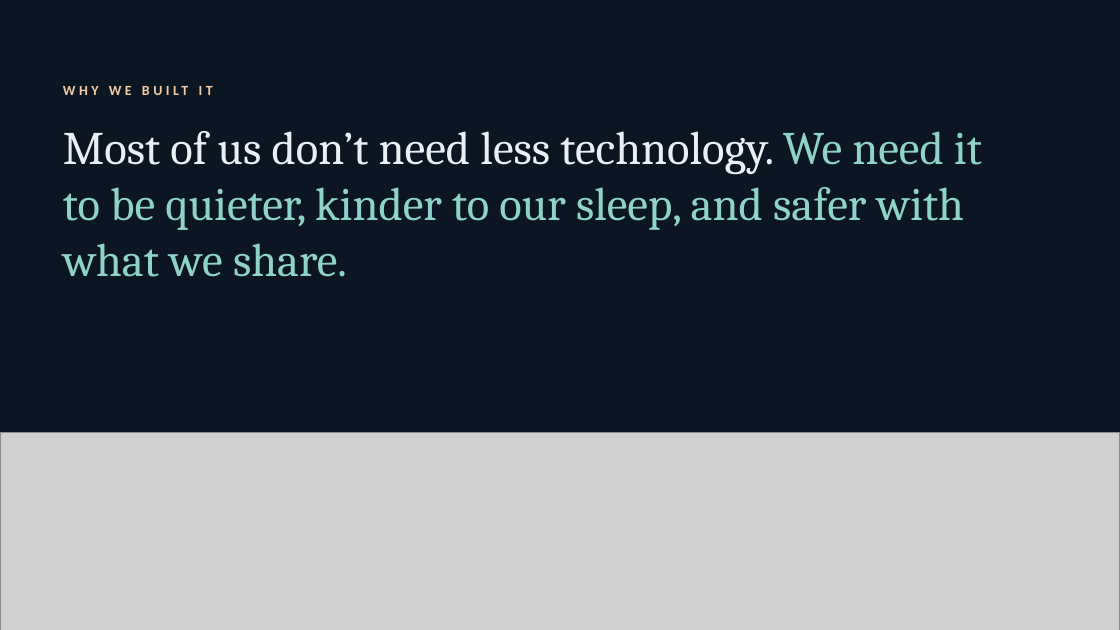
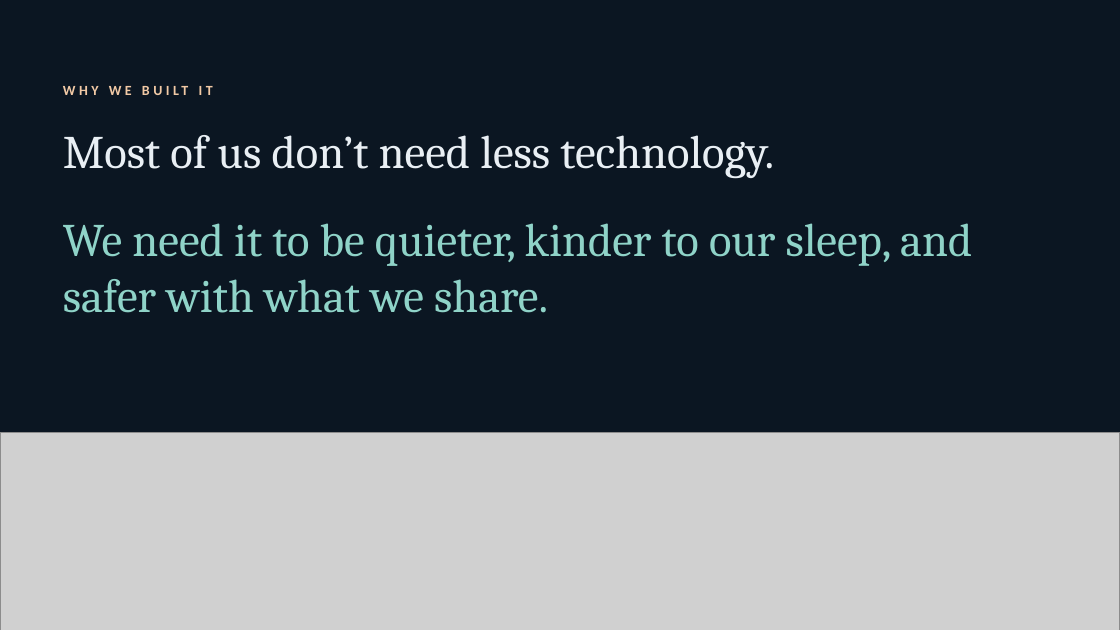
Before and after one commit to Anshumaan1254/Digital-Wellness, a slide deck: slide 2 of public/Digital-Wellness-Hub-presentation.pptx. Drawn at 1120x630 pixels with LibreOffice and Linux fonts; fonts in the diff are those of the drawing; grey boxes stand for pictures. Boxes give left, top, right and bottom in pixels: in the first picture for what was removed or moved away, otherwise in the second. Text is boxed around its words. In the diff, an @@ line names an element or a change of style, - is before the commit and + after.

```diff
--- a/public/Digital-Wellness-Hub-presentation.pptx
+++ b/public/Digital-Wellness-Hub-presentation.pptx
@@ text at [63,135,774,178]: text changed; text colour #8FD3C8 to #E9EFF4 @@
-Most of us don’t need less technology. We need it to be quieter, kinder to our sleep, and safer with what we share.
+Most of us don’t need less technology.
@@ text added at [63,223,972,313], 40 pt, text #8FD3C8 @@
+We need it to be quieter, kinder to our sleep, and safer with what we share.
```
Also in this commit, not shown: 12 other slides changed, 3 slides added, 37 other files.
